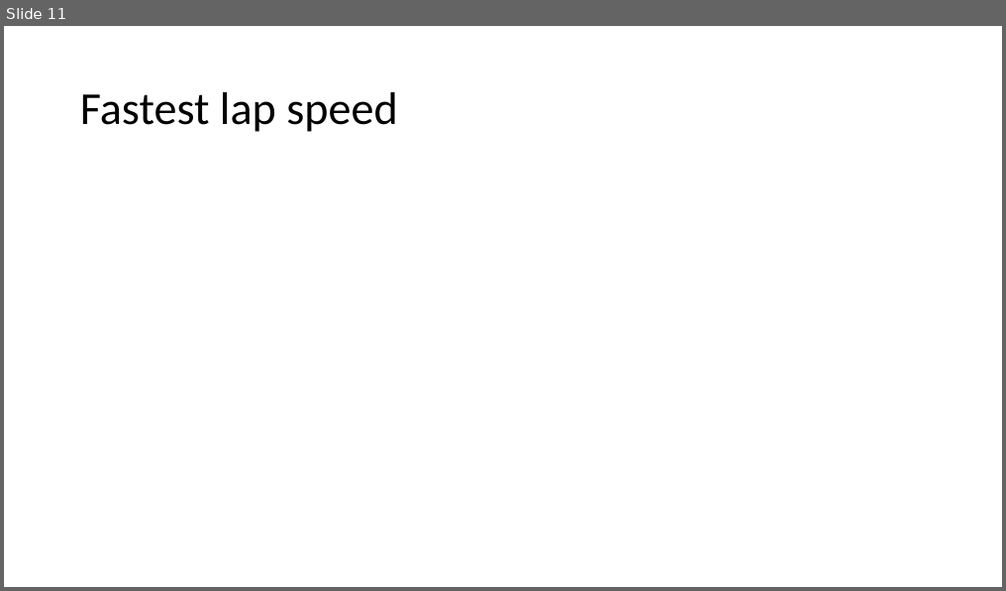
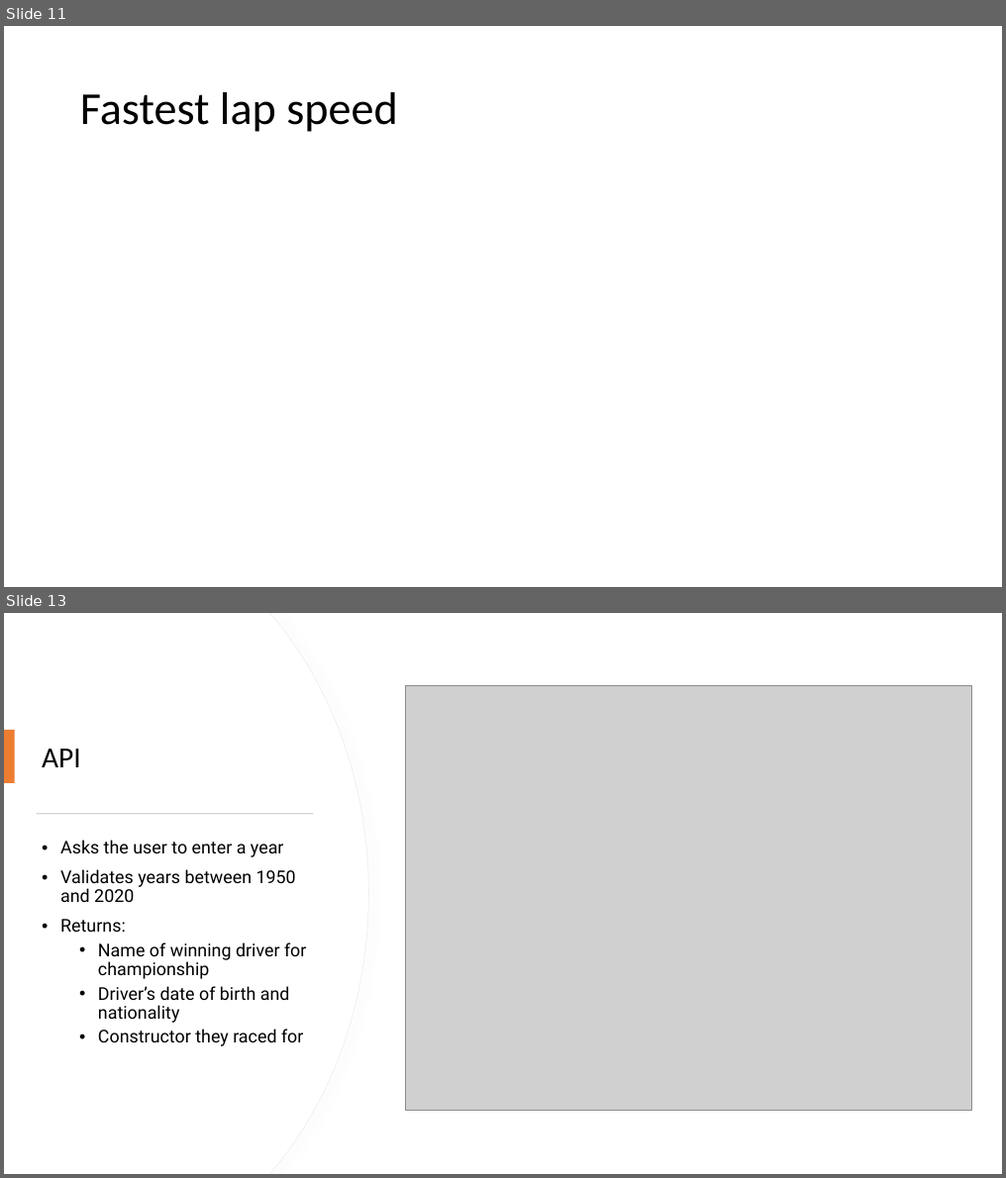
Before and after one commit to Praveena-codee/Project1, a slide deck: Project 1 - F1 factors.pptx. Shown one above the other, each under a label of ours: slide 11 before the commit, slides 11 and 13 after it; the slides between them are not shown. The pictures are 1006x591 and 1006x1178 pixels, drawn with LibreOffice and Linux fonts; fonts in the diff are those of the drawing; grey boxes stand for pictures. Boxes give left, top, right and bottom in pixels: in the first picture for what was removed or moved away, otherwise in the second. Text is boxed around its words. In the diff, an @@ line names an element or a change of style, - is before the commit and + after.

```diff
--- a/Project 1 - F1 factors.pptx
+++ b/Project 1 - F1 factors.pptx
@@ slide 13 added at (4,613,1002,1174), background #FFFFFF @@
@@ freeform shape added at (4,613,368,1174), fill #FFFFFF, outline #EFEFEF 0.75 pt @@
@@ freeform shape added at (4,613,368,1174), fill #FFFFFF @@
@@ picture added at (405,685,972,1111) @@
@@ rectangle added at (4,730,15,783), fill #ED7D31 @@
@@ title added at (42,749,81,767), 28 pt, text #000000 @@
+API
@@ rectangle added at (37,813,313,814), fill #D5D5D5 @@
@@ text added at (60,840,306,1047), 17 pt, text #000000 @@
+• Asks the user to enter a year
+• Validates years between 1950 and 2020
+• Returns:
+  • Name of winning driver for championship
+  • Driver’s date of birth and nationality
+  • Constructor they raced for
```
Also in this commit, not shown: 8 slides changed, 4 other slides added, 5 slides removed.
